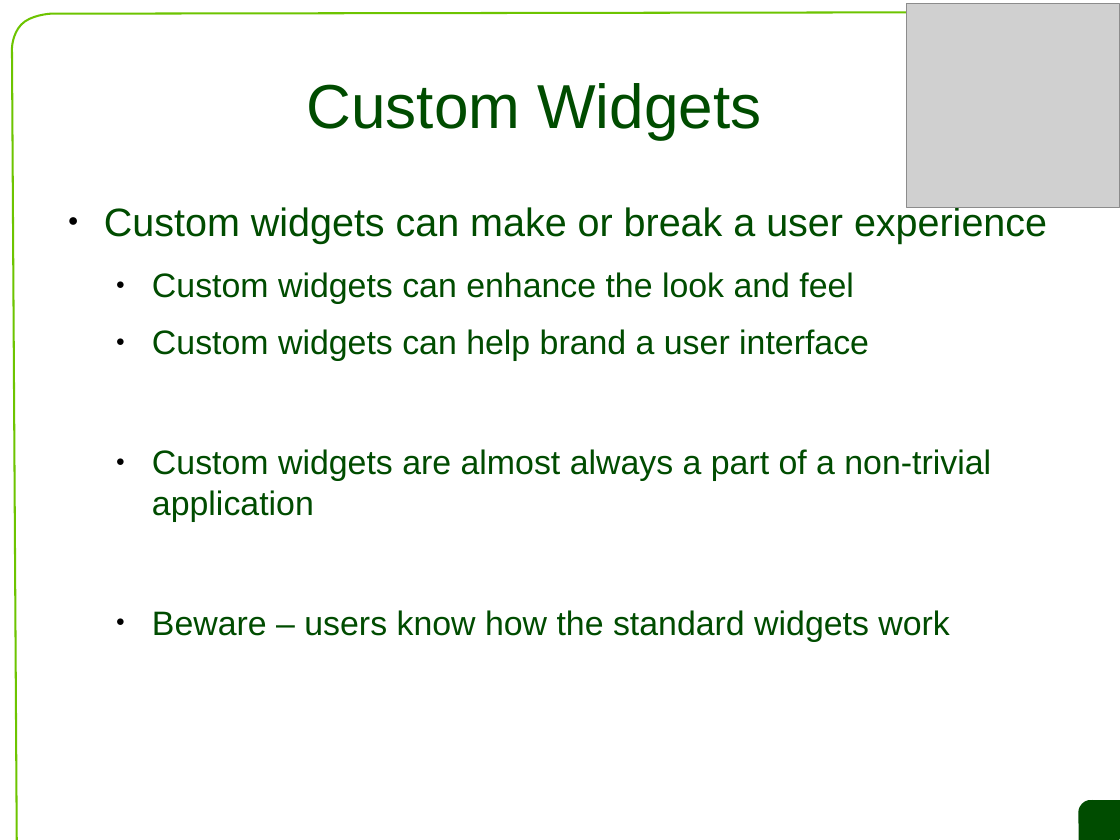
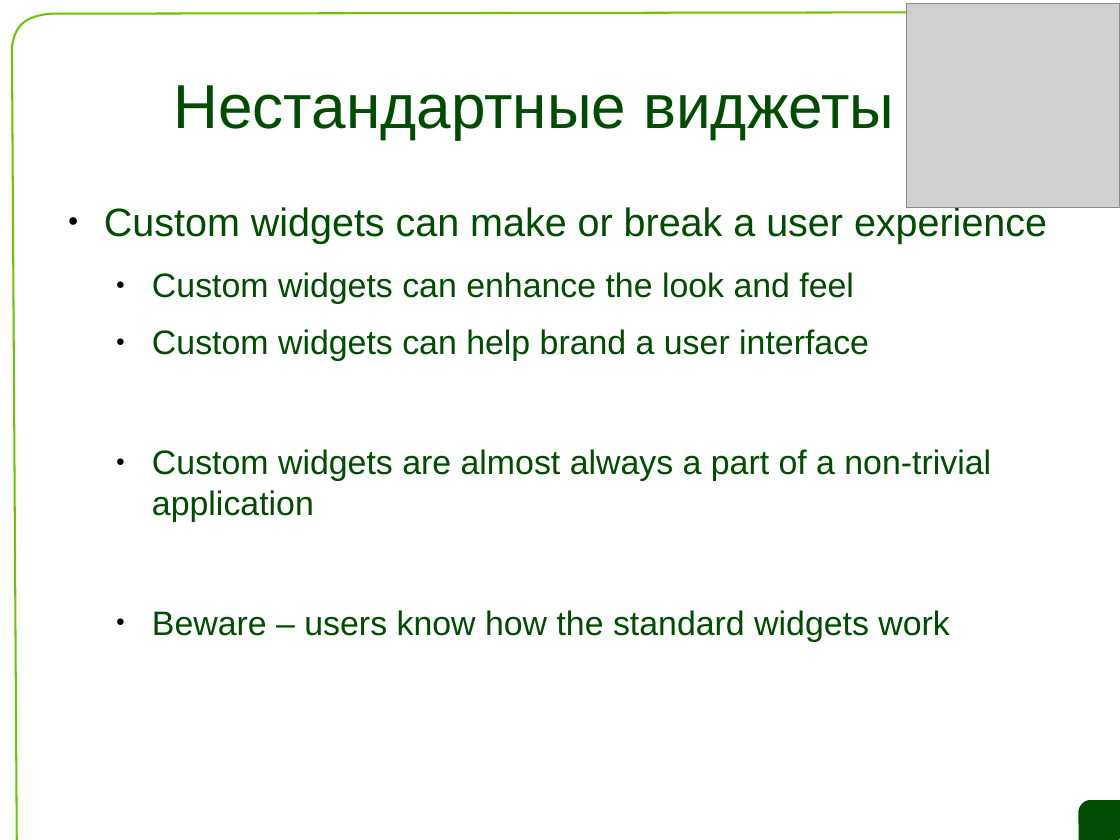
Before and after one commit to saa/qecm, a slide deck: slide 4 of L5/L5 Slides.odp. Drawn at 1120x840 pixels with LibreOffice and Linux fonts; fonts in the diff are those of the drawing; grey boxes stand for pictures; background and template pictures are left out. Boxes give left, top, right and bottom in pixels: in the first picture for what was removed or moved away, otherwise in the second. Text is boxed around its words. In the diff, an @@ line names an element or a change of style, - is before the commit and + after.

```diff
--- a/L5/L5 Slides.odp
+++ b/L5/L5 Slides.odp
@@ title at (174, 85, 894, 139): text changed @@
-Custom Widgets
+Нестандартные виджеты
```
Also in this commit, not shown: 4 other slides changed, 3 slides added, 3 slides removed, 1 other file.
